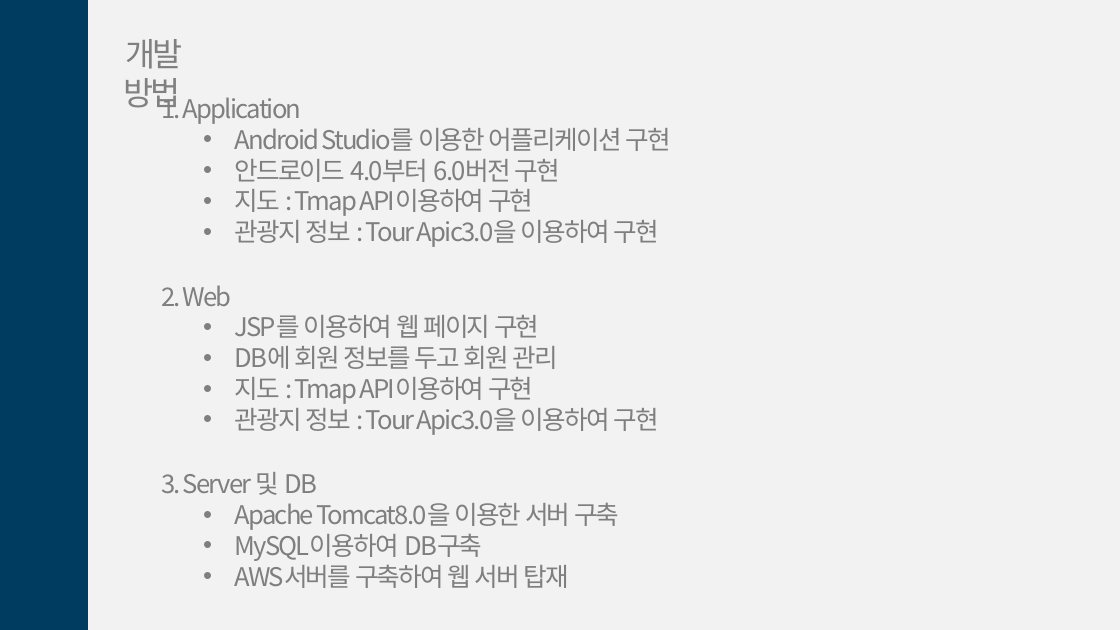
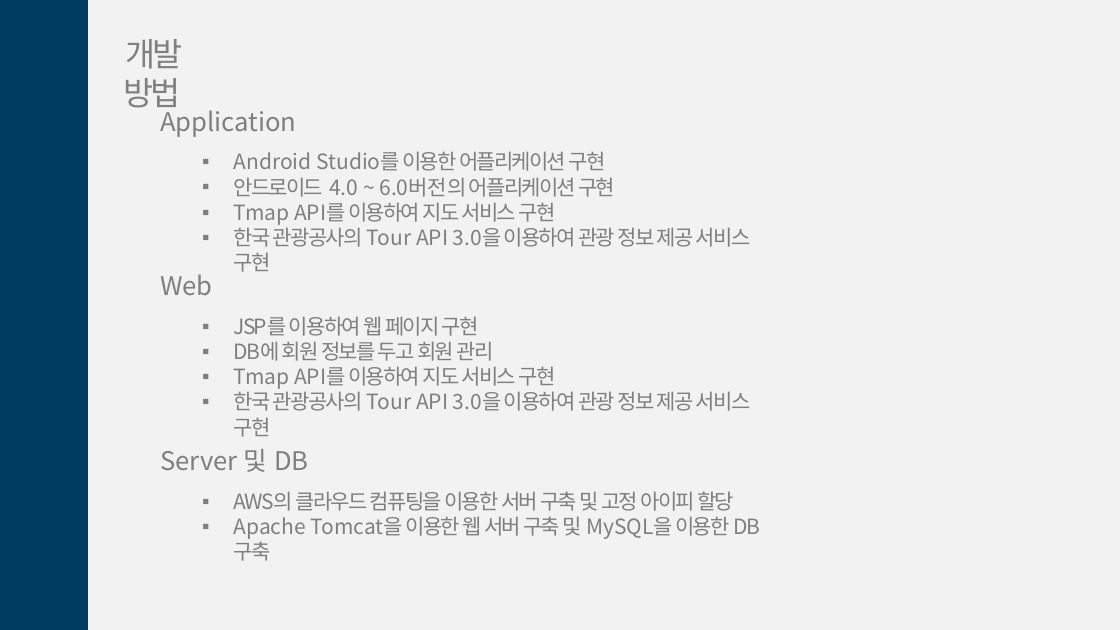
Before and after one commit to gmlrud1211/project, a slide deck: slide 22 of document/설계서.pptx (slide 28 before the commit). Drawn at 1120x630 pixels with LibreOffice and Linux fonts; fonts in the diff are those of the drawing. Boxes give left, top, right and bottom in pixels: in the first picture for what was removed or moved away, otherwise in the second. Text is boxed around its words. In the diff, an @@ line names an element or a change of style, - is before the commit and + after.

```diff
--- a/document/설계서.pptx
+++ b/document/설계서.pptx
@@ text at (160,104,296,137): text changed @@
-1. Application
+Application
@@ text at (234,177,750,247): text changed; size 22 to 18 pt @@
-  • 안드로이드 4.0부터 6.0버전 구현
-  • 지도 : Tmap API이용하여 구현
-  • 관광지 정보 : Tour Apic3.0을 이용하여 구현
+  ▪ 안드로이드 4.0 ~ 6.0버전의 어플리케이션 구현
+  ▪ Tmap API를 이용하여 지도 서비스 구현
+  ▪ 한국 관광공사의 Tour API 3.0을 이용하여 관광 정보 제공 서비스 구현
@@ text at (234,151,606,171): size 22 to 18 pt in "Android Studio를 이용한 어플리케이션 구현"; letter spacing -1.5 to 0 pt in "Android Studio를"; bullet • to ▪; line spacing 1 to 1.5 @@
@@ text "Web": place and size @@
-text "Web" at (161,285,658,435)
+text "Web" at (160,274,750,411)
@@ text at (160,274,213,295): text changed @@
-2. Web
+Web
@@ text at (234,316,494,361): size 22 to 18 pt in "JSP를 이용하여 웹 페이지 구현", "DB에 회원 정보를 두고 회원 관리"; bullet • to ▪; line spacing 1 to 1.5 @@
@@ text at (234,366,750,411): text changed; size 22 to 18 pt @@
-  • 지도 : Tmap API이용하여 구현
-  • 관광지 정보 : Tour Apic3.0을 이용하여 구현
+  ▪ Tmap API를 이용하여 지도 서비스 구현
+  ▪ 한국 관광공사의 Tour API 3.0을 이용하여 관광 정보 제공 서비스 구현
@@ text at (160,449,760,561): text changed; size 22 to 18 pt @@
-3. Server 및 DB
-  • Apache Tomcat8.0을 이용한 서버 구축
-  • MySQL이용하여 DB구축
-  • AWS서버를 구축하여 웹 서버 탑재
+Server 및 DB
+  ▪ AWS의 클라우드 컴퓨팅을 이용한 서버 구축 및 고정 아이피 할당
+  ▪ Apache Tomcat을 이용한 웹 서버 구축 및 MySQL을 이용한 DB 구축
```
Also in this commit, not shown: 7 other slides changed, 7 slides added, 13 slides removed, 6 other files.
